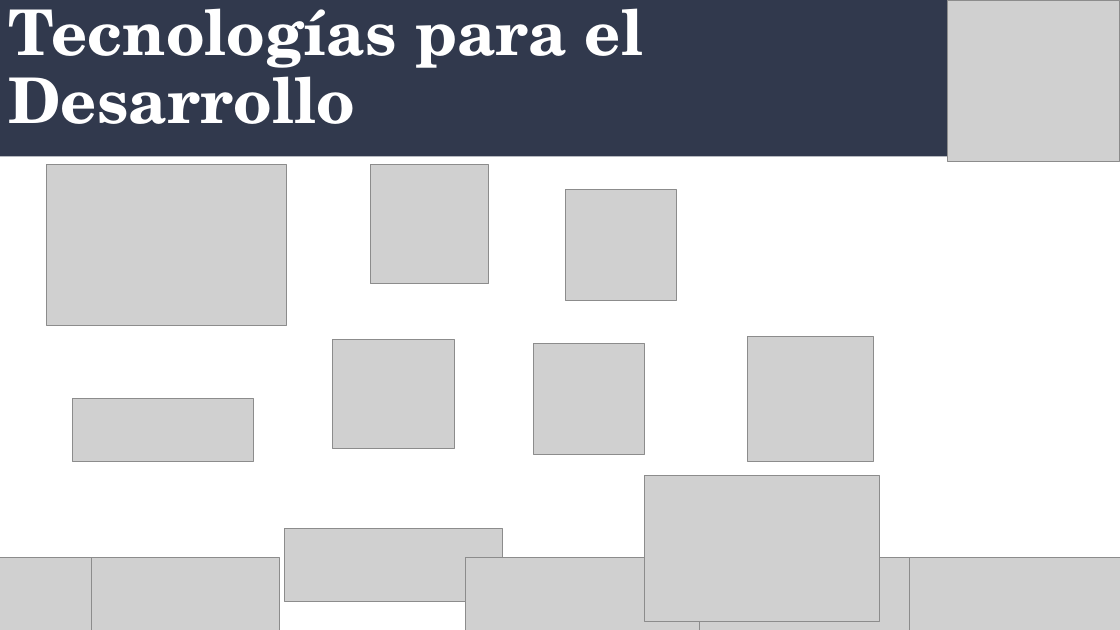
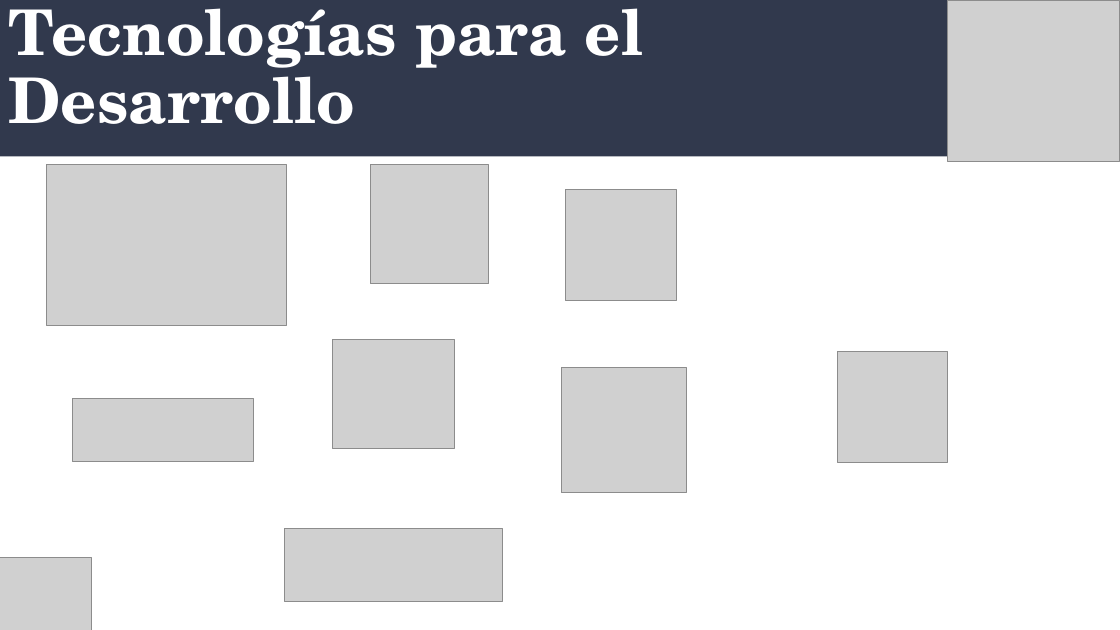
Before and after one commit to margsilva-sys/SOC_Capstone_2_2025_DuocUC_, a slide deck: slide 10 of Fase uno/Grupal/Presentación Proyecto. pptx.pptx. Drawn at 1120x630 pixels with LibreOffice and Linux fonts; fonts in the diff are those of the drawing; grey boxes stand for pictures. Boxes give left, top, right and bottom in pixels: in the first picture for what was removed or moved away, otherwise in the second. Text is boxed around its words. In the diff, an @@ line names an element or a change of style, - is before the commit and + after.

```diff
--- a/Fase uno/Grupal/Presentación Proyecto. pptx.pptx
+++ b/Fase uno/Grupal/Presentación Proyecto. pptx.pptx
@@ picture: place and size @@
-picture at [534, 344, 644, 455]
+picture at [838, 352, 949, 463]
@@ picture: place and size @@
-picture at [748, 337, 873, 462]
+picture at [561, 368, 686, 493]
@@ picture removed at [644, 476, 880, 623] @@
@@ picture removed at [46, 558, 280, 630] @@
@@ picture removed at [466, 558, 700, 630] @@
@@ picture removed at [676, 558, 910, 630] @@
@@ picture removed at [886, 557, 1120, 630] @@
```
Also in this commit, not shown: 4 other slides changed.
